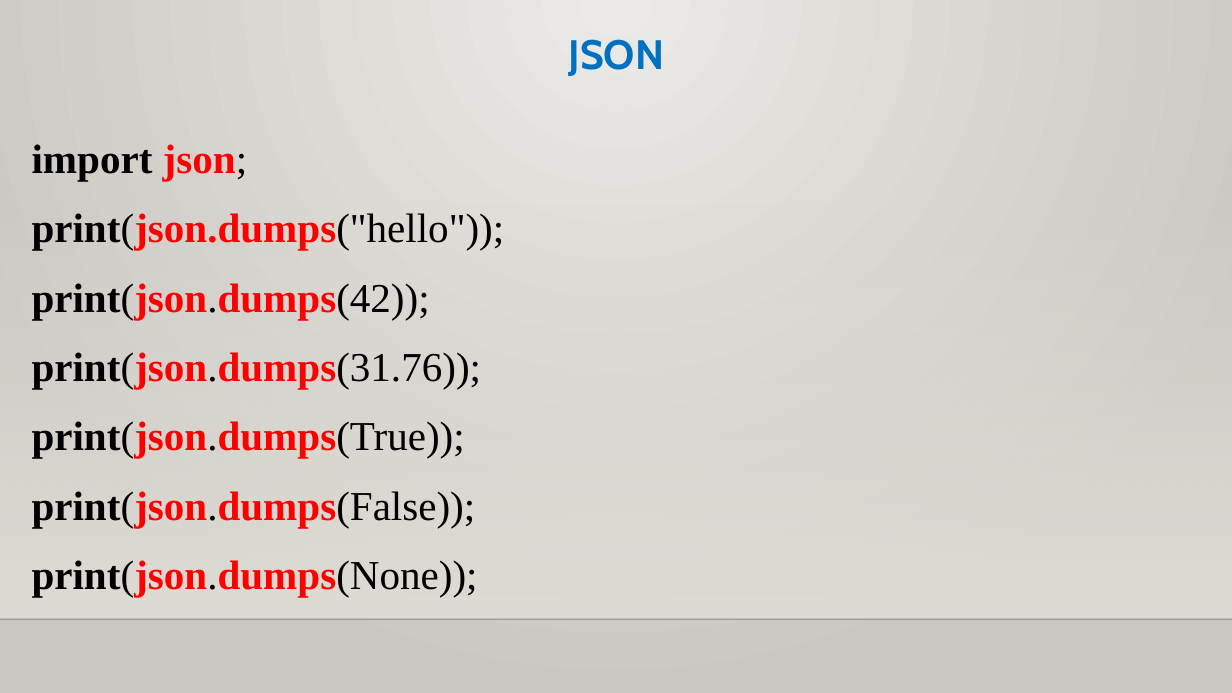
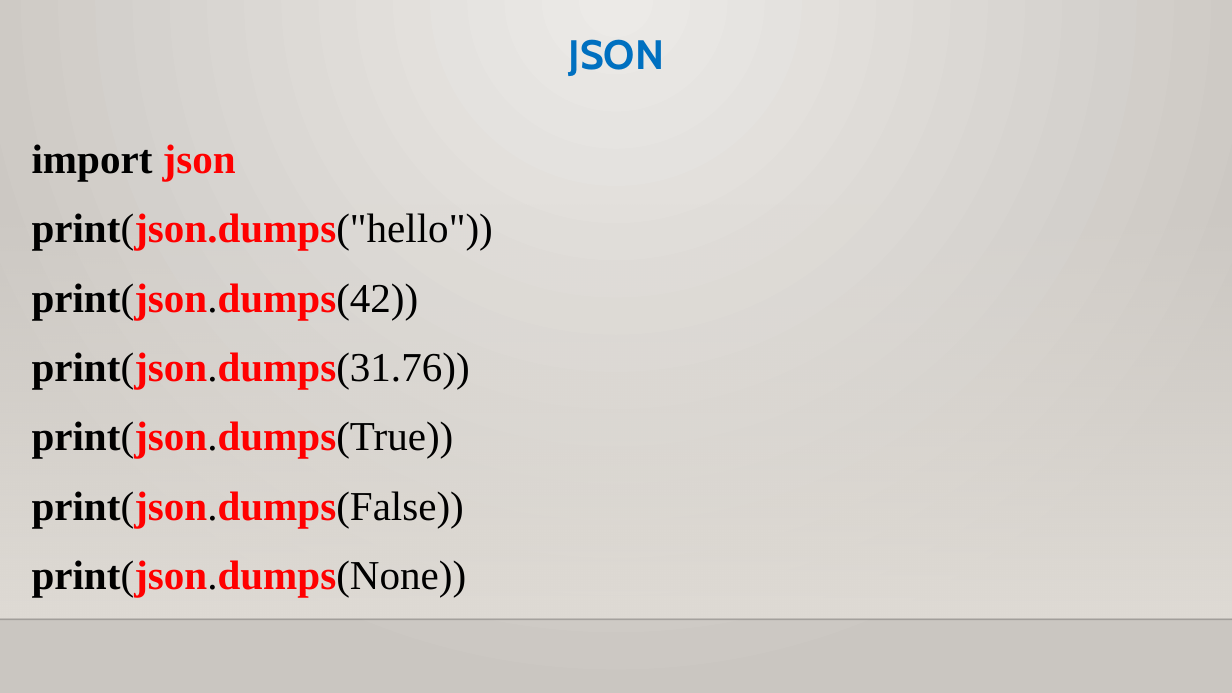
Before and after one commit to CloudEducationBrazil/WydenUniRuyPythonRAD, a slide deck: slide 7 of 01 Classes/Aula 10 RAD Python - Arquivos e JSON.pptx. Drawn at 1232x693 pixels with LibreOffice and Linux fonts; fonts in the diff are those of the drawing; background and template pictures are left out. Boxes give left, top, right and bottom in pixels: in the first picture for what was removed or moved away, otherwise in the second. Text is boxed around its words. In the diff, an @@ line names an element or a change of style, - is before the commit and + after.

```diff
--- a/01 Classes/Aula 10 RAD Python - Arquivos e JSON.pptx
+++ b/01 Classes/Aula 10 RAD Python - Arquivos e JSON.pptx
@@ text at [32, 144, 493, 597]: text changed @@
-import json;
-print(json.dumps("hello"));
-print(json.dumps(42));
-print(json.dumps(31.76));
-print(json.dumps(True));
-print(json.dumps(False));
-print(json.dumps(None));
+import json
+print(json.dumps("hello"))
+print(json.dumps(42))
+print(json.dumps(31.76))
+print(json.dumps(True))
+print(json.dumps(False))
+print(json.dumps(None))
```
Also in this commit, not shown: 15 other slides changed, 7 other files.
